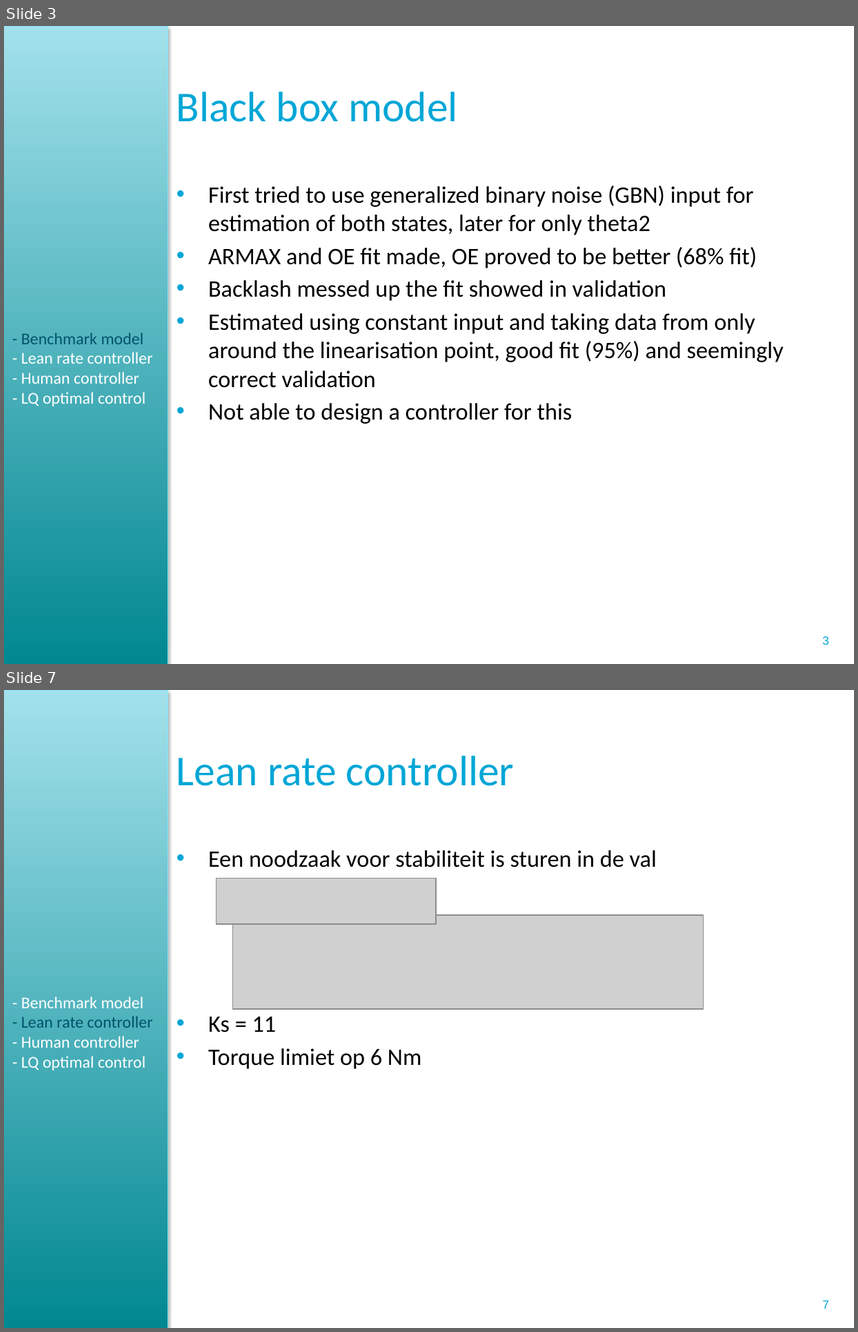
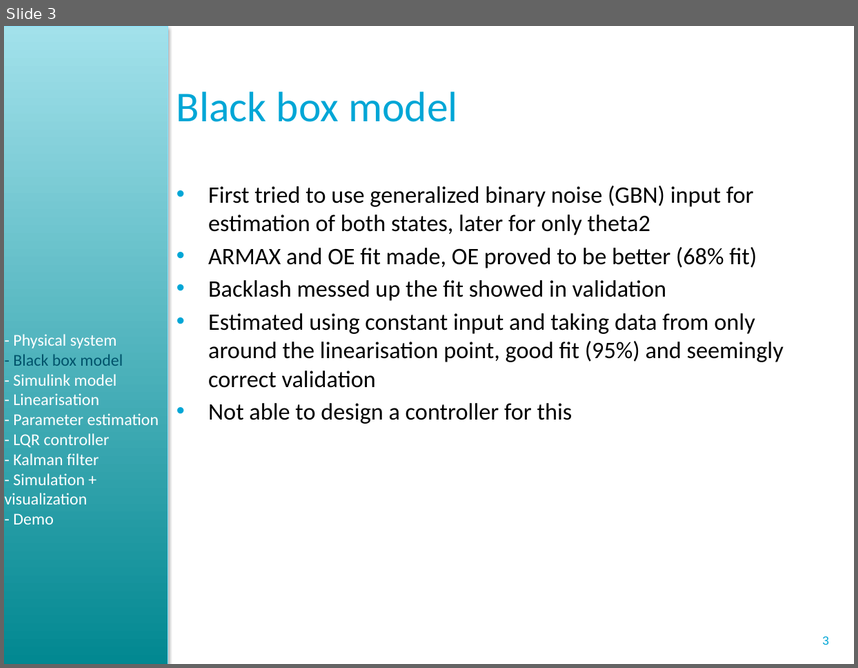
Before and after one commit to ortix/control-system-lab, a slide deck: dick/Presentation/Powerpoint presentatie 22 maart CSL.pptx. Shown one above the other, each under a label of ours: slides 3 and 7 before the commit, slide 3 after it; the slides between them are not shown. The pictures are 858x1332 and 858x668 pixels, drawn with LibreOffice and Linux fonts; fonts in the diff are those of the drawing; grey boxes stand for pictures; background and template pictures are left out. Boxes give left, top, right and bottom in pixels: in the first picture for what was removed or moved away, otherwise in the second. Text is boxed around its words. In the diff, an @@ line names an element or a change of style, - is before the commit and + after.

```diff
--- a/dick/Presentation/Powerpoint presentatie 22 maart CSL.pptx
+++ b/dick/Presentation/Powerpoint presentatie 22 maart CSL.pptx
@@ slide 7 removed at (4,690,854,1328), background #FFFFFF; not listed: 2 template elements that a slide beside it also shows @@
@@ title removed at (176,756,515,786) @@
-Lean rate controller
@@ text removed at (208,850,657,1069) @@
-• Een noodzaak voor stabiliteit is sturen in de val
-• Ks = 11
-• Torque limiet op 6 Nm
@@ picture removed at (217,878,436,924) @@
@@ picture removed at (232,915,703,1009) @@
@@ text removed at (21,996,153,1070) @@
-- Benchmark model
-- Lean rate controller
-- Human controller
-- LQ optimal control
@@ slide 3 changed as well @@
@@ text added at (5,334,159,524), 14 pt, text #FFFFFF @@
+- Physical system
+- Black box model
+- Simulink model
+- Linearisation
+- Parameter estimation
+- LQR controller
+- Kalman filter
+- Simulation + visualization
+- Demo
@@ text removed at (21,332,153,406) @@
-- Benchmark model
-- Lean rate controller
-- Human controller
-- LQ optimal control
```
Also in this commit, not shown: 3 other slides changed, 5 slides added, 20 other slides removed, 3 other files.
